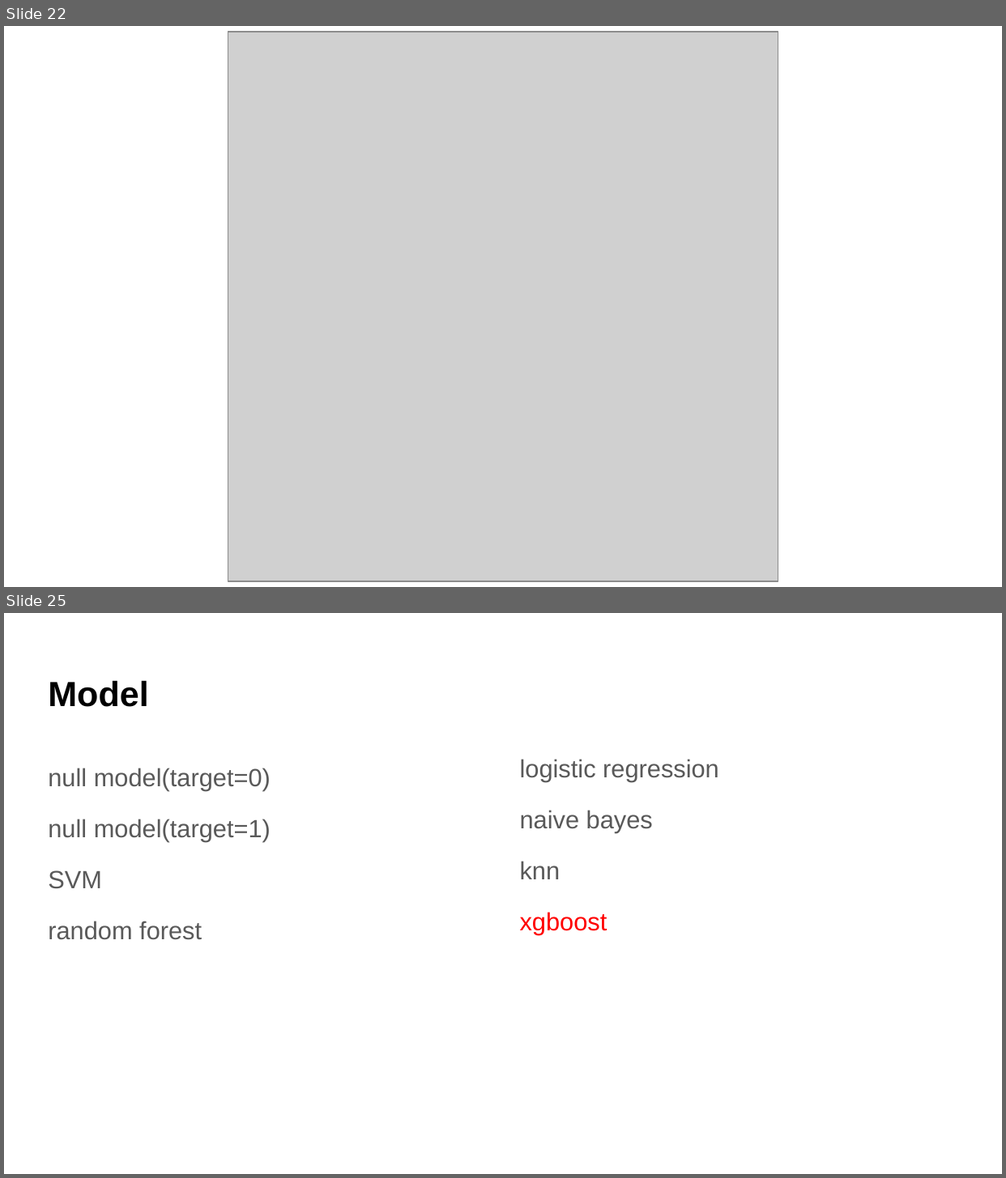
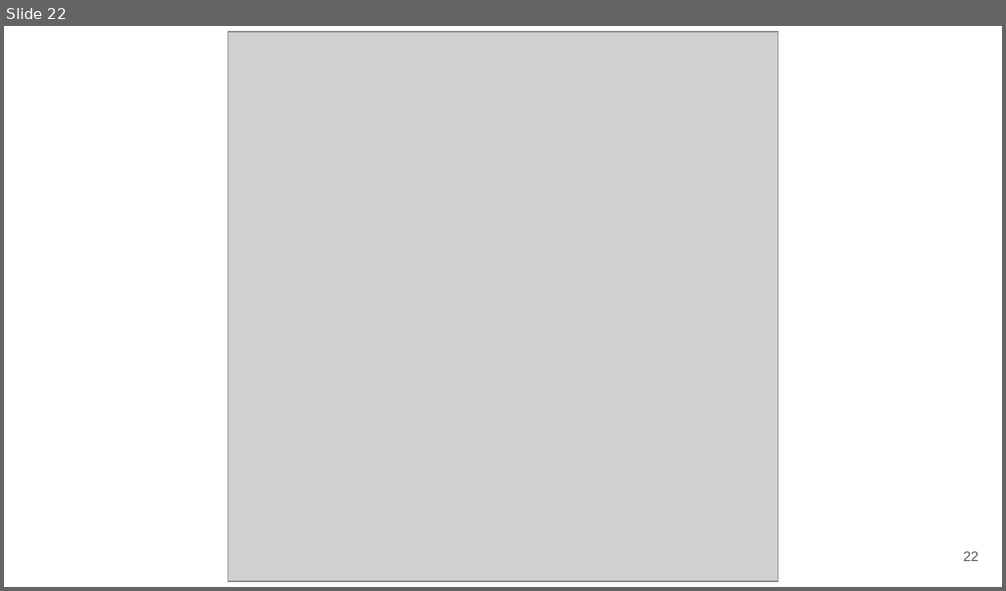
Before and after one commit to 1112-nccu-datascience/final-project-group1, a slide deck: docs/1112_DS-FP_group1.pptx. Shown one above the other, each under a label of ours: slides 22 and 25 before the commit, slide 22 after it; the slides between them are not shown. The pictures are 1006x1178 and 1006x591 pixels, drawn with LibreOffice and Linux fonts; fonts in the diff are those of the drawing; grey boxes stand for pictures. Boxes give left, top, right and bottom in pixels: in the first picture for what was removed or moved away, otherwise in the second. Text is boxed around its words. In the diff, an @@ line names an element or a change of style, - is before the commit and + after.

```diff
--- a/docs/1112_DS-FP_group1.pptx
+++ b/docs/1112_DS-FP_group1.pptx
@@ slide 25 removed at [4,613,1002,1174], background #FFFFFF @@
@@ title removed at [48,680,148,707] @@
-Model
@@ text removed at [48,768,270,940] @@
-null model(target=0)
-null model(target=1)
-SVM
-random forest
@@ text removed at [520,759,719,935] @@
-logistic regression
-naive bayes
-knn
-xgboost
@@ slide 22 changed as well @@
@@ page number added at [963,552,978,561], 10 pt, text #595959 @@
+22
```
Also in this commit, not shown: 19 other slides changed, 17 slides added, 6 other slides removed.
